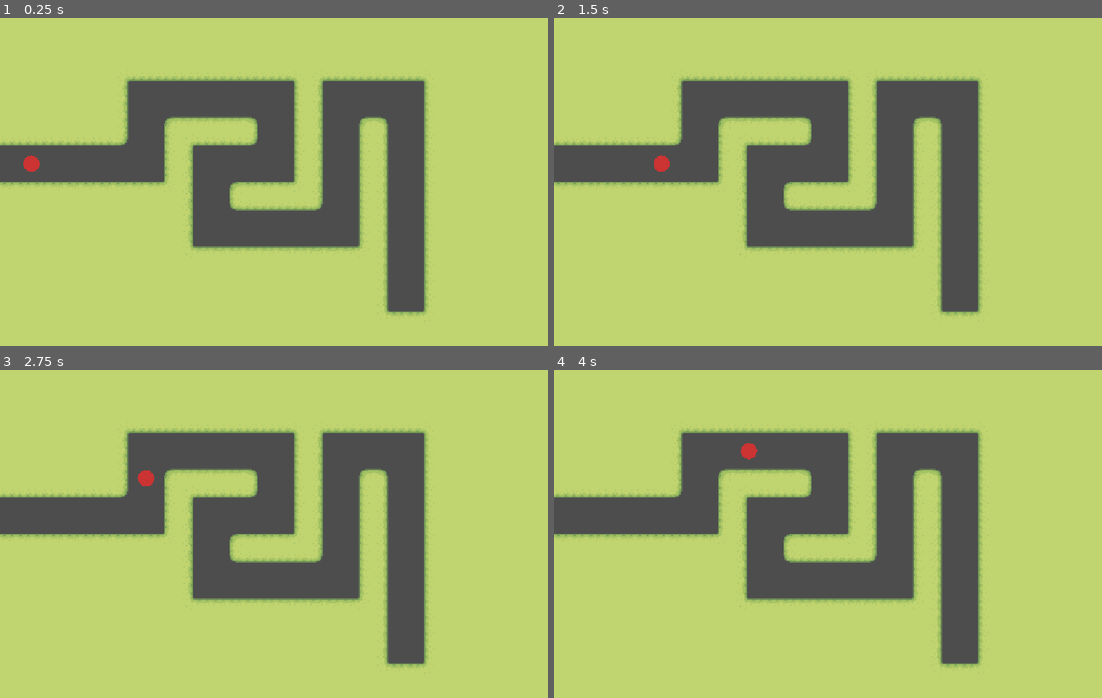
Above: before the commit, frames 1-4 (two rows, left to right).
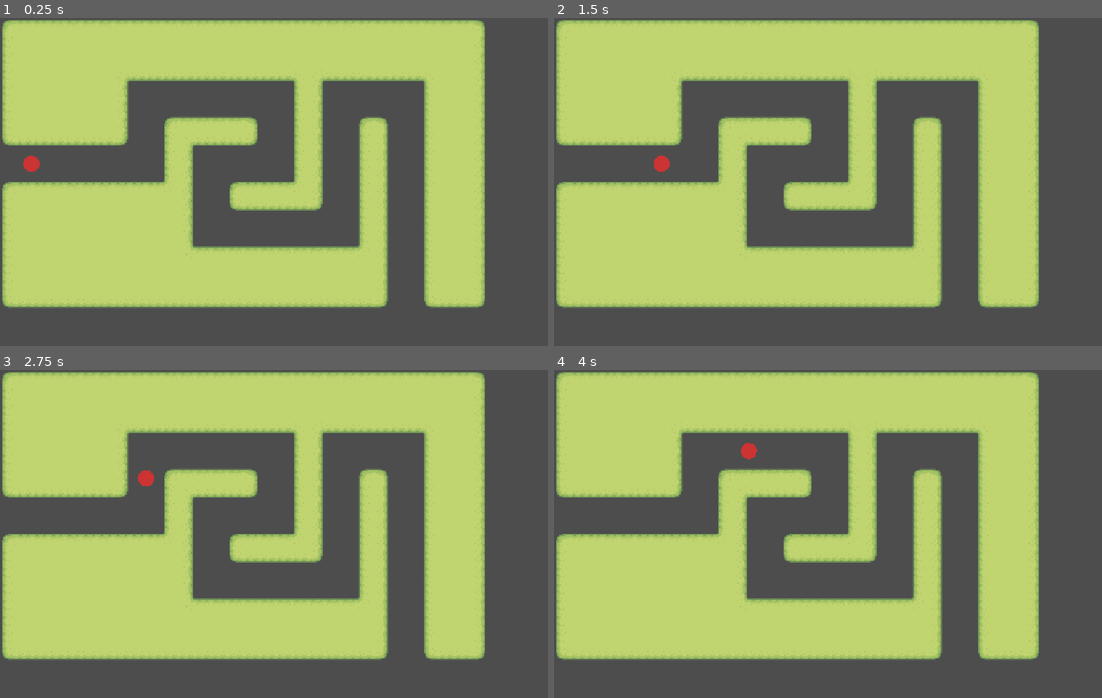
Above: after the commit, the same moments.

Repository: psvm203/rgb-defense
Game: Godot game, scene res://track/track.tscn
Same seed, same stepped clock (60 frames per second), same inputs: the game is played once before the commit and once after it.
Inputs:
- Up to frame 1 (0.25 s): no input
- Up to frame 2 (1.5 s): no input
- Up to frame 3 (2.75 s): no input
- Up to frame 4 (4 s): no input

The runs differ from the first frame. In frame 1, 25% of the frame differs, in the area x 0-100%, y 0-100%; in frame 2, 25%; in frame 3, 25%; in frame 4, 25%.

Commit message:
feat(track): add MAP_SIZE constant and remove border overflow

Diff:
--- a/track/track.gd
+++ b/track/track.gd
@@ -1,6 +1,7 @@
 extends Node2D
 
 const GRID_UNIT: int = 64
+const MAP_SIZE := Vector2i(15, 9)
 const HALF_GRID := Vector2(GRID_UNIT / 2.0, GRID_UNIT / 2.0)
 
 const TRACK_GRID: Array[Vector2i] = [
@@ -49,9 +50,11 @@
 	var track_cells := _get_track_cells()
 	var grass_cells: Array[Vector2i] = []
 
-	# 화면을 충분히 덮을 만큼의 타일 범위 (-2 ~ 36, -2 ~ 22)
-	for x in range(-2, 36):
-		for y in range(-2, 22):
+	var tile_range_x := MAP_SIZE.x * 2
+	var tile_range_y := MAP_SIZE.y * 2
+
+	for x in range(tile_range_x):
+		for y in range(tile_range_y):
 			var cell = Vector2i(x, y)
 			if not track_cells.has(cell):
 				grass_cells.append(cell)
